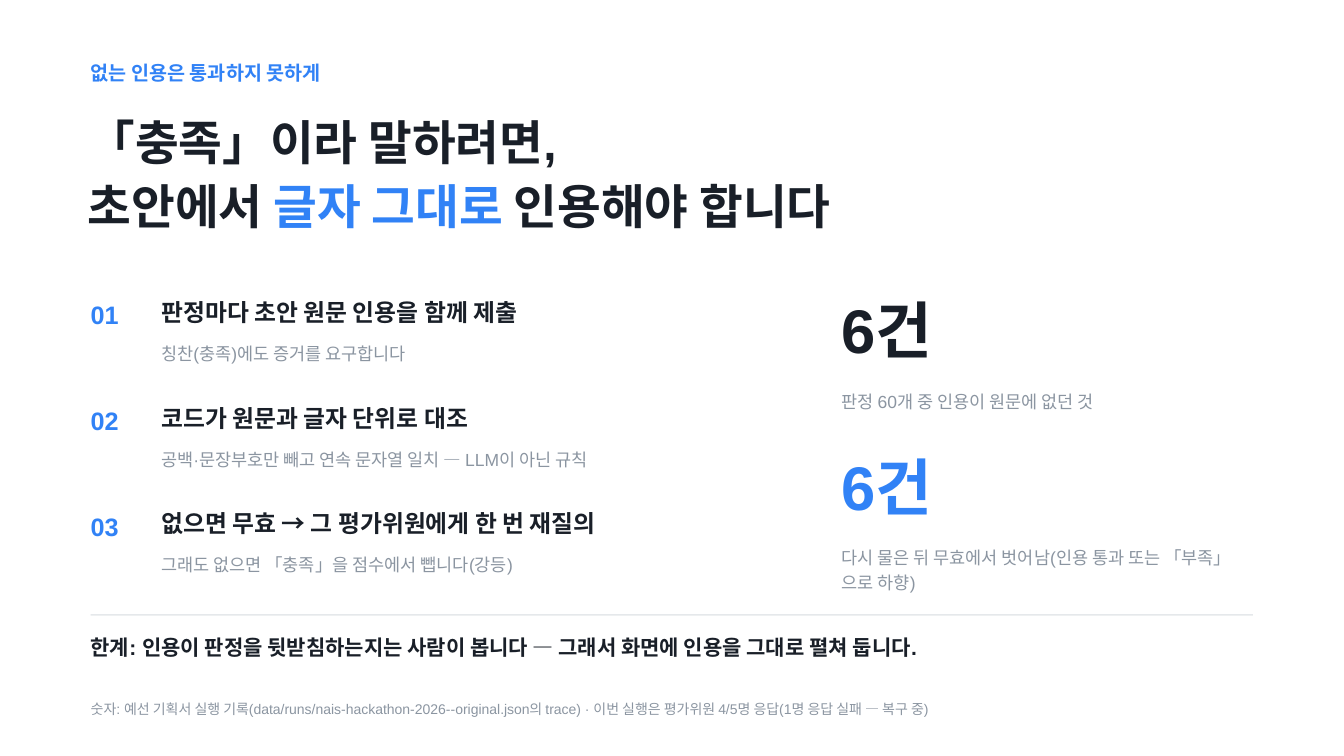
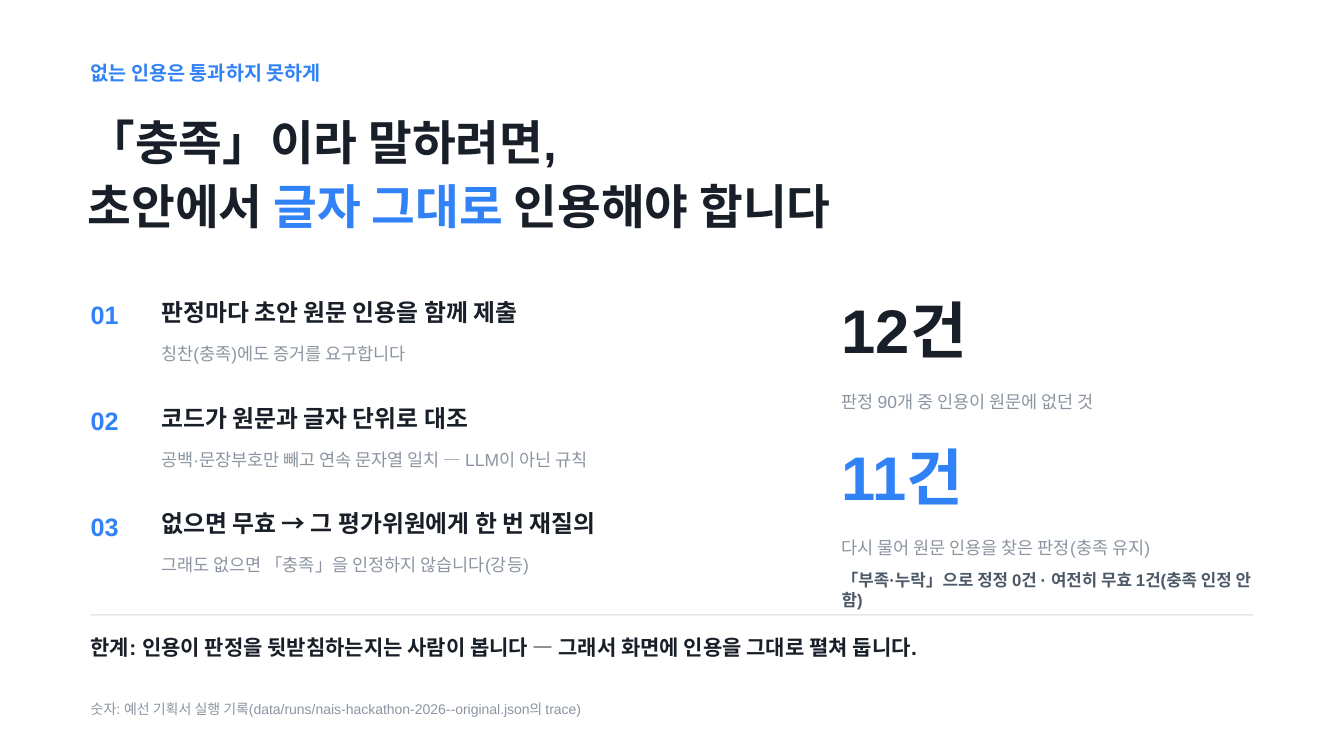
Before and after one commit to Ryugi62/rfp-to-fit, a slide deck: slide 7 of deliver/deck/RFP-to-Fit_루미아.pptx. Drawn at 1344x756 pixels with LibreOffice and Linux fonts; fonts in the diff are those of the drawing. Boxes give left, top, right and bottom in pixels: in the first picture for what was removed or moved away, otherwise in the second. Text is boxed around its words. In the diff, an @@ line names an element or a change of style, - is before the commit and + after.

```diff
--- a/deliver/deck/RFP-to-Fit_루미아.pptx
+++ b/deliver/deck/RFP-to-Fit_루미아.pptx
@@ text at (842, 304, 967, 358): text changed @@
-6건
+12건
@@ text at (842, 393, 1093, 410): text changed @@
-판정 60개 중 인용이 원문에 없던 것
+판정 90개 중 인용이 원문에 없던 것
@@ text at (842, 450, 964, 505): text changed @@
-6건
+11건
@@ text at (842, 539, 1150, 558): text changed @@
-다시 물은 뒤 무효에서 벗어남(인용 통과 또는 「부족」으로 하향)
+다시 물어 원문 인용을 찾은 판정(충족 유지)
@@ text at (161, 556, 529, 575): text changed @@
-그래도 없으면 「충족」을 점수에서 뺍니다(강등)
+그래도 없으면 「충족」을 인정하지 않습니다(강등)
@@ text added at (842, 571, 1251, 610), 12 pt, text #4E5968, bold @@
+「부족·누락」으로 정정 0건 · 여전히 무효 1건(충족 인정 안 함)
@@ text at (91, 702, 581, 717): text changed @@
-숫자: 예선 기획서 실행 기록(data/runs/nais-hackathon-2026--original.json의 trace) · 이번 실행은 평가위원 4/5명 응답(1명 응답 실패 — 복구 중)
+숫자: 예선 기획서 실행 기록(data/runs/nais-hackathon-2026--original.json의 trace)
```
Also in this commit, not shown: 8 other slides changed, 1 slide added, 1 slide removed, 39 other files.
